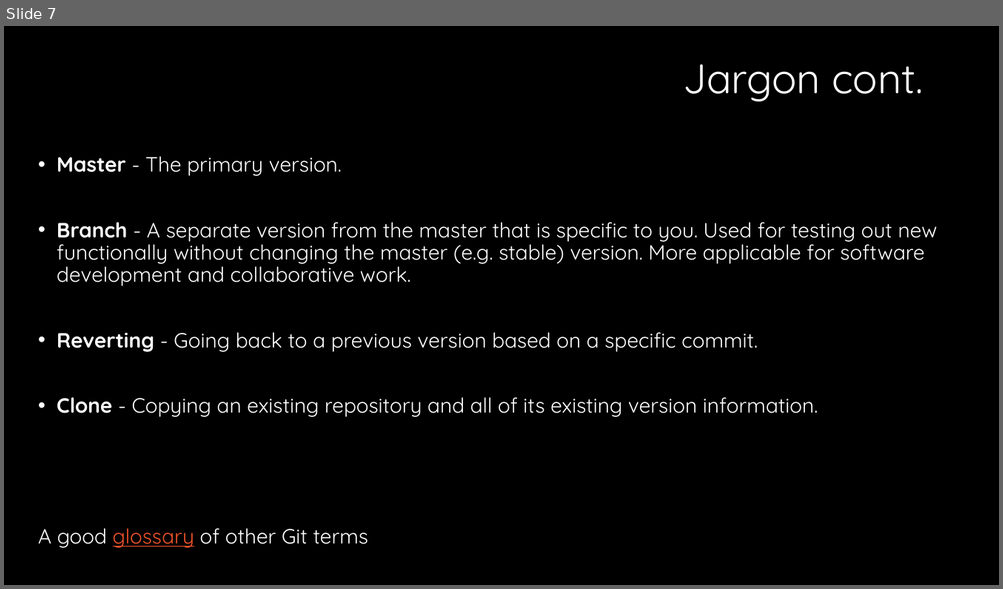
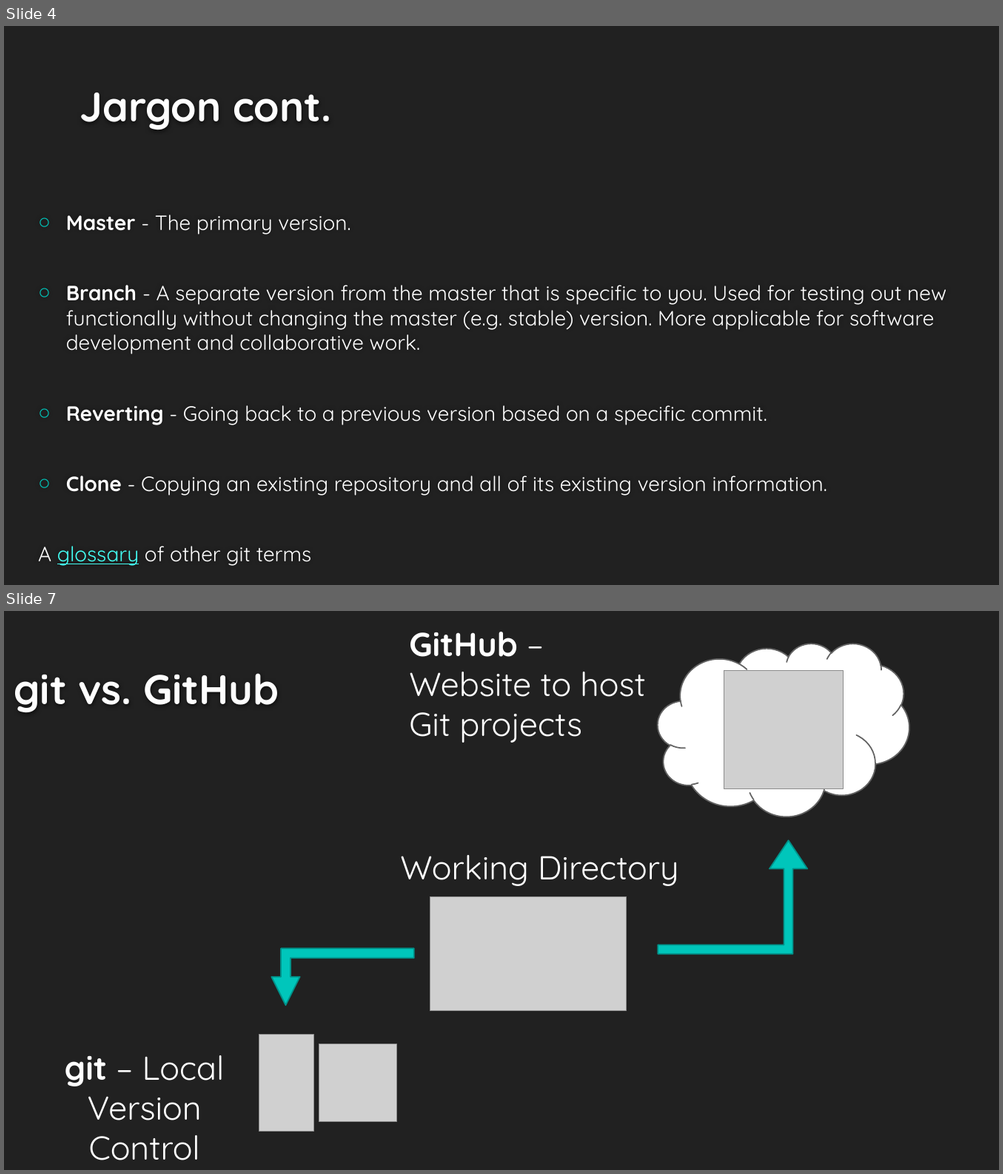
Before and after one commit to smithderek/gitExample, a slide deck: Git and GitHub.pptx. Shown one above the other, each under a label of ours: slide 7 before the commit, slides 4 and 7 after it; the slides between them are not shown. The pictures are 1003x589 and 1003x1174 pixels, drawn with LibreOffice and Linux fonts; fonts in the diff are those of the drawing; grey boxes stand for pictures; background and template pictures are left out. Boxes give left, top, right and bottom in pixels: in the first picture for what was removed or moved away, otherwise in the second. Text is boxed around its words. In the diff, an @@ line names an element or a change of style, - is before the commit and + after.

```diff
--- a/Git and GitHub.pptx
+++ b/Git and GitHub.pptx
@@ slide 7 added at (x1=4, y1=611, x2=999, y2=1170), background #212121 @@
@@ text added at (x1=409, y1=632, x2=645, y2=743), 32 pt, text #FFFFFF @@
+GitHub – Website to host Git projects
@@ cloud added at (x1=657, y1=643, x2=909, y2=816), fill #FFFFFF, outline #636363 1.25 pt @@
@@ title added at (x1=14, y1=673, x2=279, y2=712), 40 pt, text #FEFEFE, bold @@
+git vs. GitHub
@@ picture added at (x1=724, y1=671, x2=842, y2=789) @@
@@ bent up arrow added at (x1=657, y1=841, x2=807, y2=954), fill #00C6BB, outline #00928A 1.25 pt @@
@@ text added at (x1=400, y1=855, x2=678, y2=886), 32 pt, text #FFFFFF @@
+Working Directory
@@ picture added at (x1=430, y1=897, x2=626, y2=1011) @@
@@ bent up arrow added at (x1=271, y1=949, x2=414, y2=1005), fill #00C6BB, outline #00928A 1.25 pt @@
@@ picture added at (x1=259, y1=1035, x2=313, y2=1132) @@
@@ picture added at (x1=318, y1=1045, x2=396, y2=1122) @@
@@ text added at (x1=65, y1=1056, x2=225, y2=1161), 32 pt, text #FFFFFF @@
+git – Local Version Control
@@ what was slide 7 is now slide 4 @@
@@ slide 4 changed as well @@
@@ background #000000 to #212121 @@
@@ title "Jargon cont." at (x1=79, y1=93, x2=331, y2=130): text colour #FFFFFF to #FEFEFE, bold on; alignment right to left; line spacing 0.9 to 1; vertical alignment middle to bottom @@
@@ text "Master - The primary version." moved from (x1=38, y1=156, x2=937, y2=548) to (x1=38, y1=215, x2=946, y2=566) @@
@@ text "Master - The primary version." at (x1=38, y1=215, x2=946, y2=566): vertical alignment top to middle @@
@@ text at (x1=66, y1=215, x2=946, y2=496): bullet • to ○; line spacing 0.9 to 1 @@
@@ text at (x1=38, y1=546, x2=311, y2=566): text changed @@
-A good glossary of other Git terms
+A glossary of other git terms
```
Also in this commit, not shown: 11 other slides changed, 13 other slides added, 2 slides removed.
